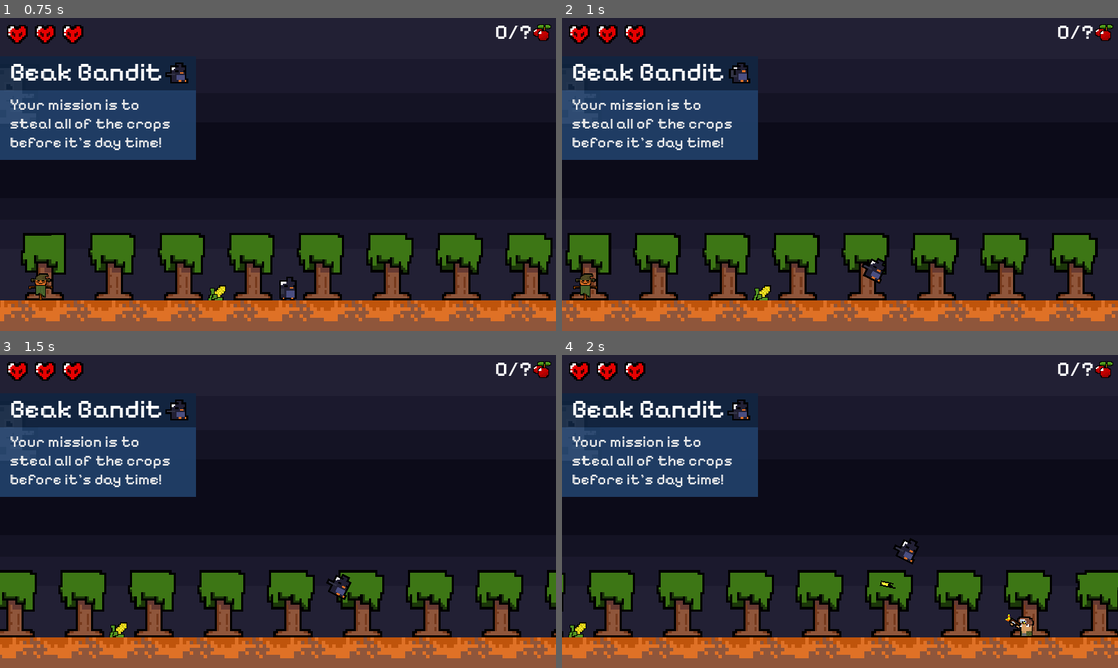
Above: before the commit, frames 1-4 (two rows, left to right).
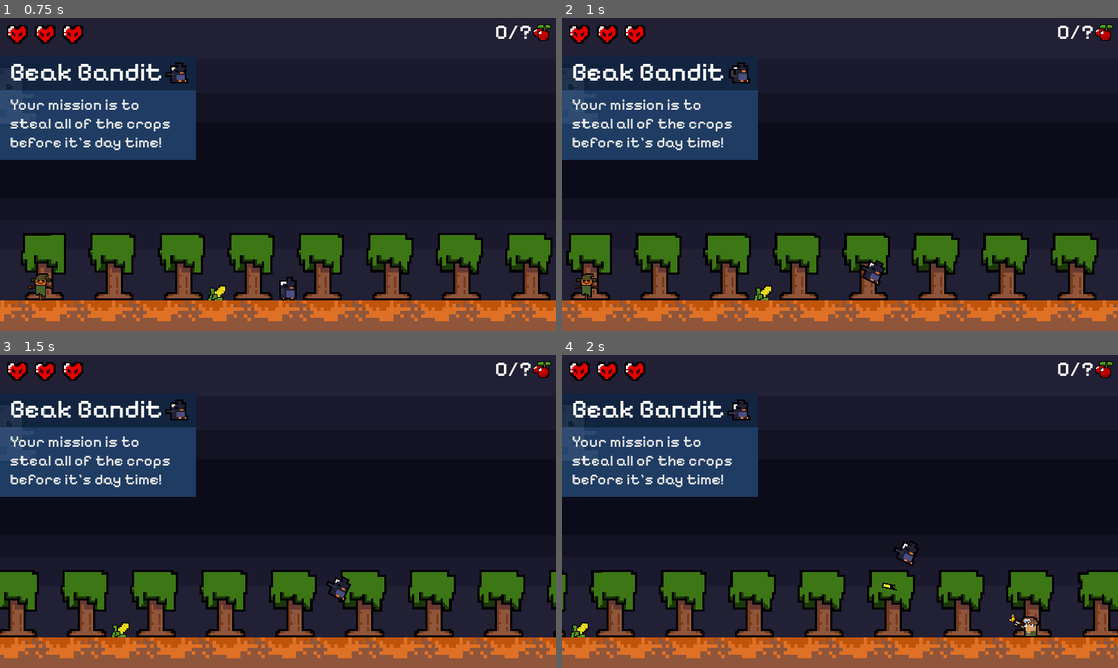
Above: after the commit, the same moments.

Repository: pochoco24/wild-jam-62
Game: Godot game, scene res://Scenes/Game.tscn
Two runs of this game, one before a commit and one after it. Both use one fixed random seed, a clock stepped at 60 frames per second and the inputs below. This scene is started directly instead of the project's main scene.
Inputs:
- Up to frame 1 (0.75 s): hold D (right) from 0.53 s (still down)
- Up to frame 2 (1 s): keep holding D (right); tap W (flap) at 0.77 s
- Up to frame 3 (1.5 s): keep holding D (right); tap W (flap) at 1.07 s
- Up to frame 4 (2 s): keep holding D (right); tap W (flap) at 1.52, 1.82 s

Frame 1 is identical in both runs. In frame 2, 3.3% of the frame differs, in the area x 0-100%, y 68-97%; in frame 3, 5.8%; in frame 4, 6.7%, in the area x 0-100%, y 2-97%.
Error in both runs: Invalid assignment of property or key 'rotation_degrees' with value of type 'float' on a base object of type 'null instance'. (res://Scripts/game_timer.gd:13)

Commit message:
Added a tree, if we want to use it. added sounds to player

Diff:
--- a/Scenes/Levels/Level_1.tscn
+++ b/Scenes/Levels/Level_1.tscn
@@ -1,8 +1,10 @@
-[gd_scene load_steps=53 format=3 uid="uid://jmyt8v8r7f15"]
+[gd_scene load_steps=55 format=3 uid="uid://jmyt8v8r7f15"]
 
 [ext_resource type="Script" path="res://Scripts/Player.gd" id="1_gw1gy"]
 [ext_resource type="Texture2D" uid="uid://c28hkyc6jm3j1" path="res://Images/PlayerBird.png" id="2_ijflv"]
 [ext_resource type="Script" path="res://Scripts/PlayerCamera.gd" id="3_nl4iu"]
+[ext_resource type="AudioStream" uid="uid://f21ds3pymkba" path="res://Sounds/Player SFX/Beak Bandit Crow Damage A.wav" id="3_tfnta"]
+[ext_resource type="AudioStream" uid="uid://ccqo846v3fcif" path="res://Sounds/Player SFX/Beak Bandit Crow Flutter.wav" id="4_3ikkx"]
 [ext_resource type="Texture2D" uid="uid://b1pyc7ykew58c" path="res://Images/background_night.png" id="4_wjlib"]
 [ext_resource type="Texture2D" uid="uid://cmjqedfqau1e2" path="res://Images/background_moon.png" id="5_du36f"]
 [ext_resource type="Texture2D" uid="uid://fywgnnvcwcyn" path="res://Images/background_day.png" id="6_etf6g"]
@@ -262,6 +264,14 @@
 [node name="InvinsibilityTimer" type="Timer" parent="Player"]
 one_shot = true
 
+[node name="damage_sound" type="AudioStreamPlayer2D" parent="Player"]
+stream = ExtResource("3_tfnta")
+volume_db = -20.0
+
+[node name="fly_sound" type="AudioStreamPlayer2D" parent="Player"]
+stream = ExtResource("4_3ikkx")
+volume_db = -20.0
+
 [node name="PlayerCamera" type="Camera2D" parent="."]
 unique_name_in_owner = true
 position = Vector2(568, 398)
@@ -332,7 +342,6 @@
 size_flags_horizontal = 8
 theme_override_fonts/normal_font = ExtResource("9_cnfnv")
 theme_override_font_sizes/normal_font_size = 50
-text = "0/?"
 fit_content = true
 scroll_active = false
 autowrap_mode = 0
--- /dev/null
+++ b/Scenes/tree.tscn
@@ -0,0 +1,56 @@
+[gd_scene load_steps=8 format=3 uid="uid://cei5ji7vfdb8k"]
+
+[ext_resource type="Texture2D" uid="uid://chxls26uuu06e" path="res://Images/background_tree-Sheet.png" id="1_vurb2"]
+
+[sub_resource type="AtlasTexture" id="AtlasTexture_wl32d"]
+atlas = ExtResource("1_vurb2")
+region = Rect2(0, 0, 32, 64)
+
+[sub_resource type="AtlasTexture" id="AtlasTexture_85xiy"]
+atlas = ExtResource("1_vurb2")
+region = Rect2(32, 0, 32, 64)
+
+[sub_resource type="AtlasTexture" id="AtlasTexture_fbdvx"]
+atlas = ExtResource("1_vurb2")
+region = Rect2(64, 0, 32, 64)
+
+[sub_resource type="AtlasTexture" id="AtlasTexture_dhxsj"]
+atlas = ExtResource("1_vurb2")
+region = Rect2(96, 0, 32, 64)
+
+[sub_resource type="SpriteFrames" id="SpriteFrames_6st8i"]
+animations = [{
+"frames": [{
+"duration": 1.0,
+"texture": SubResource("AtlasTexture_wl32d")
+}, {
+"duration": 1.0,
+"texture": SubResource("AtlasTexture_85xiy")
+}, {
+"duration": 1.0,
+"texture": SubResource("AtlasTexture_fbdvx")
+}, {
+"duration": 1.0,
+"texture": SubResource("AtlasTexture_dhxsj")
+}],
+"loop": true,
+"name": &"default",
+"speed": 5.0
+}]
+
+[sub_resource type="CapsuleShape2D" id="CapsuleShape2D_h6d6q"]
+radius = 15.0
+height = 174.0
+
+[node name="StaticBody2D" type="StaticBody2D"]
+
+[node name="AnimatedSprite2D" type="AnimatedSprite2D" parent="."]
+scale = Vector2(3, 3)
+sprite_frames = SubResource("SpriteFrames_6st8i")
+autoplay = "default"
+frame = 2
+frame_progress = 0.331117
+
+[node name="CollisionShape2D" type="CollisionShape2D" parent="."]
+position = Vector2(0, 6)
+shape = SubResource("CapsuleShape2D_h6d6q")
--- a/Scripts/Player.gd
+++ b/Scripts/Player.gd
@@ -31,6 +31,7 @@
 		$AnimatedSprite2D.speed_scale = 1
 		if $AnimatedSprite2D.animation == "walking":
 			$AnimatedSprite2D.animation = "gliding"
+			$fly_sound.play()
 		rotation = -Vector2(velocity.x, fly_speed*2).angle() + PI/2
 	else:
 		$AnimatedSprite2D.animation = "walking"
@@ -65,6 +66,7 @@
 			hearts -= 1
 
 		%GUI/Hearts.get_child(hearts).play("break")
+		$damage_sound.play()
 
 		if hearts == 0:
 			print("You lose")
